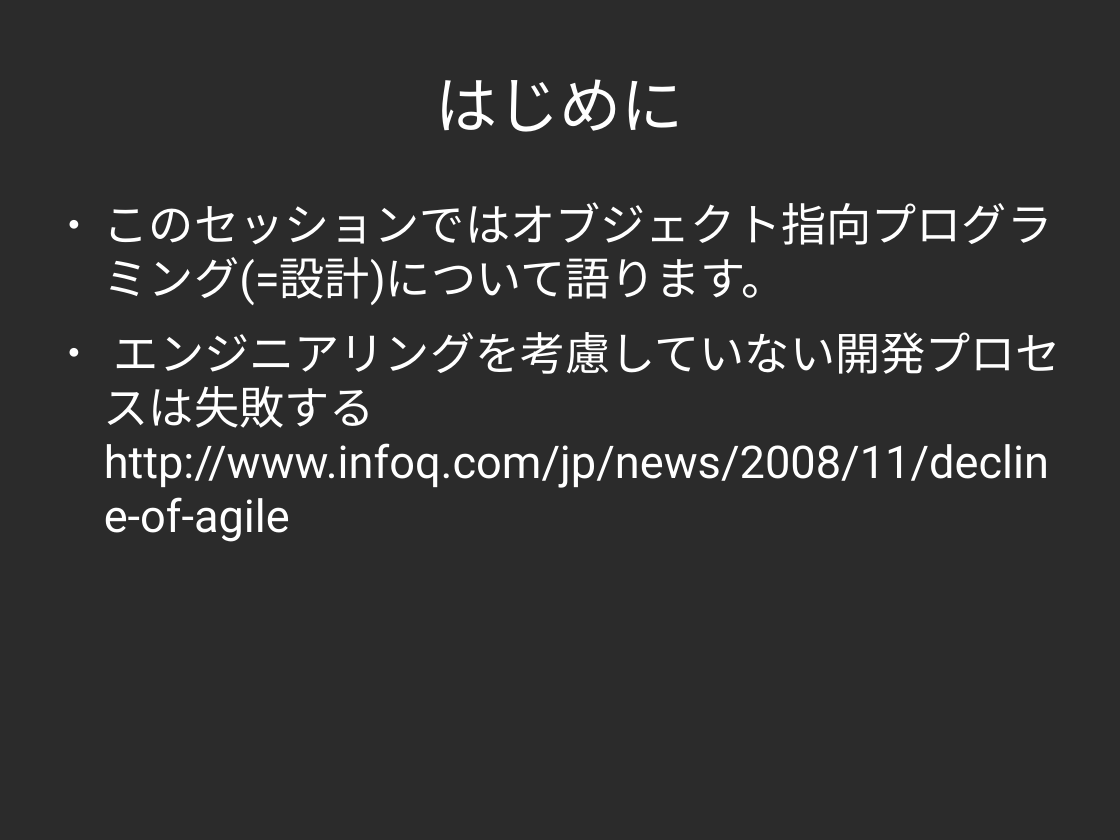
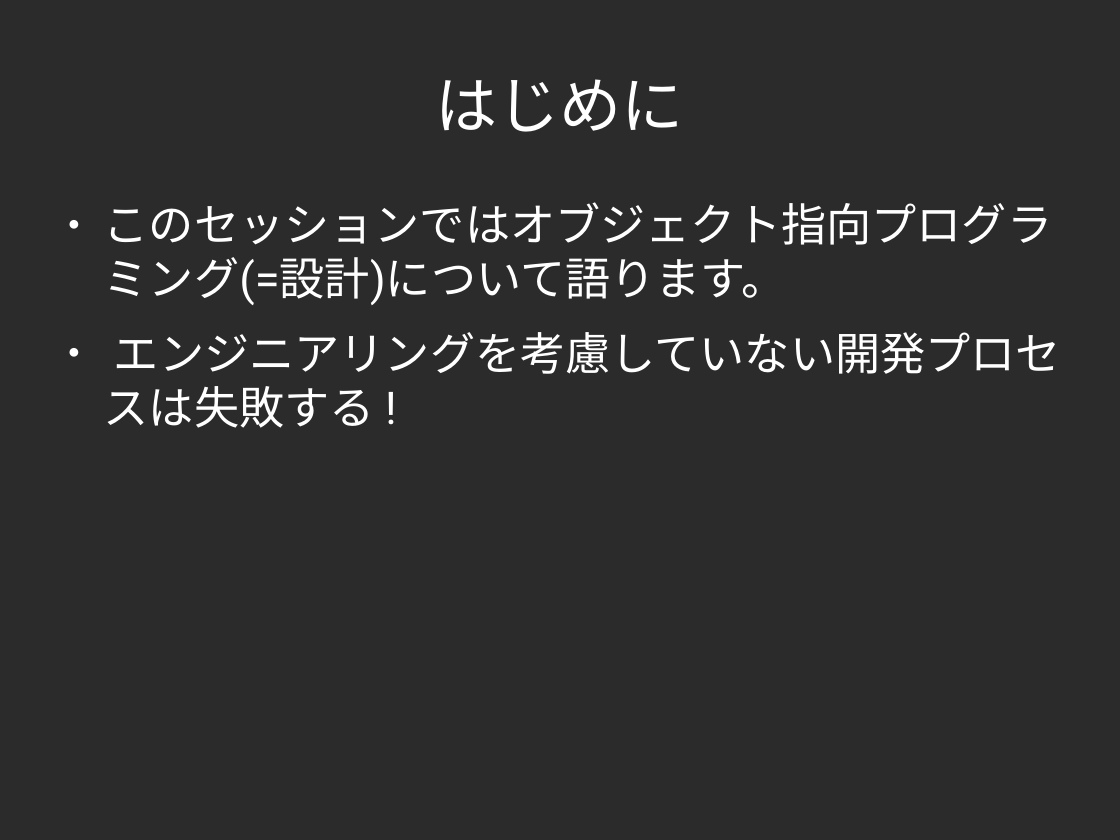
Before and after one commit to yojik/yojik-lib, a slide deck: slide 4 of 2009devsumi/oo_exercise/doc/devsum.odp. Drawn at 1120x840 pixels with LibreOffice and Linux fonts; fonts in the diff are those of the drawing; background and template pictures are left out; a plain dark background stands for a picture behind light text. Boxes give left, top, right and bottom in pixels: in the first picture for what was removed or moved away, otherwise in the second. Text is boxed around its words. In the diff, an @@ line names an element or a change of style, - is before the commit and + after.

```diff
--- a/2009devsumi/oo_exercise/doc/devsum.odp
+++ b/2009devsumi/oo_exercise/doc/devsum.odp
@@ text at (x1=104, y1=332, x2=1061, y2=428): text changed @@
-● エンジニアリングを考慮していない開発プロセスは失敗する http://www.infoq.com/jp/news/2008/11/decline-of-agile
+● エンジニアリングを考慮していない開発プロセスは失敗する !
```
Also in this commit, not shown: 29 other slides changed, 1 slide added, 5 other files.
